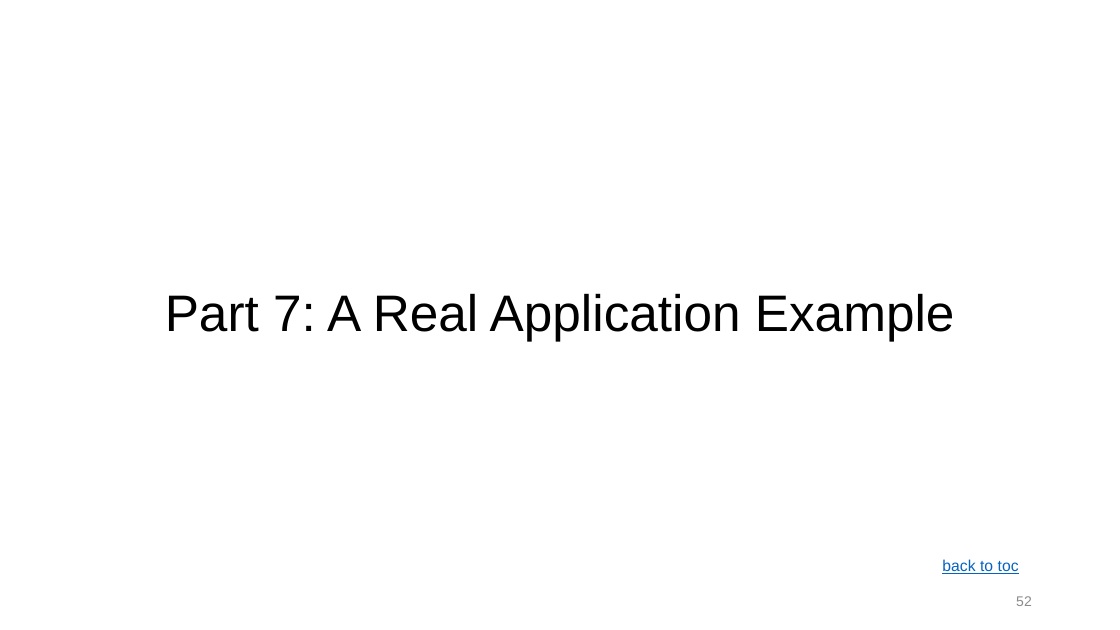
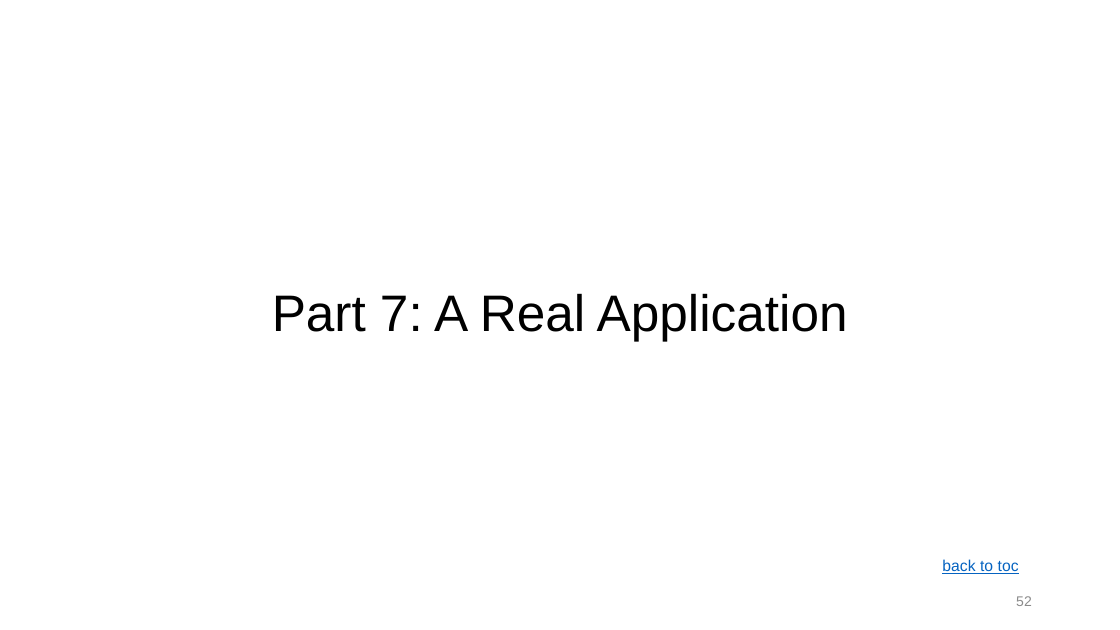
Before and after one commit to ketancmaheshwari/escience23tut, a slide deck: slide 52 of gnu-parallel-tutorial.pptx. Drawn at 1120x630 pixels with LibreOffice and Linux fonts; fonts in the diff are those of the drawing. Boxes give left, top, right and bottom in pixels: in the first picture for what was removed or moved away, otherwise in the second. Text is boxed around its words. In the diff, an @@ line names an element or a change of style, - is before the commit and + after.

```diff
--- a/gnu-parallel-tutorial.pptx
+++ b/gnu-parallel-tutorial.pptx
@@ title at (x1=272, y1=293, x2=848, y2=341): text changed @@
-Part 7: A Real Application Example
+Part 7: A Real Application
```
Also in this commit, not shown: 10 other slides changed, 2 slides added, 1 other file.
